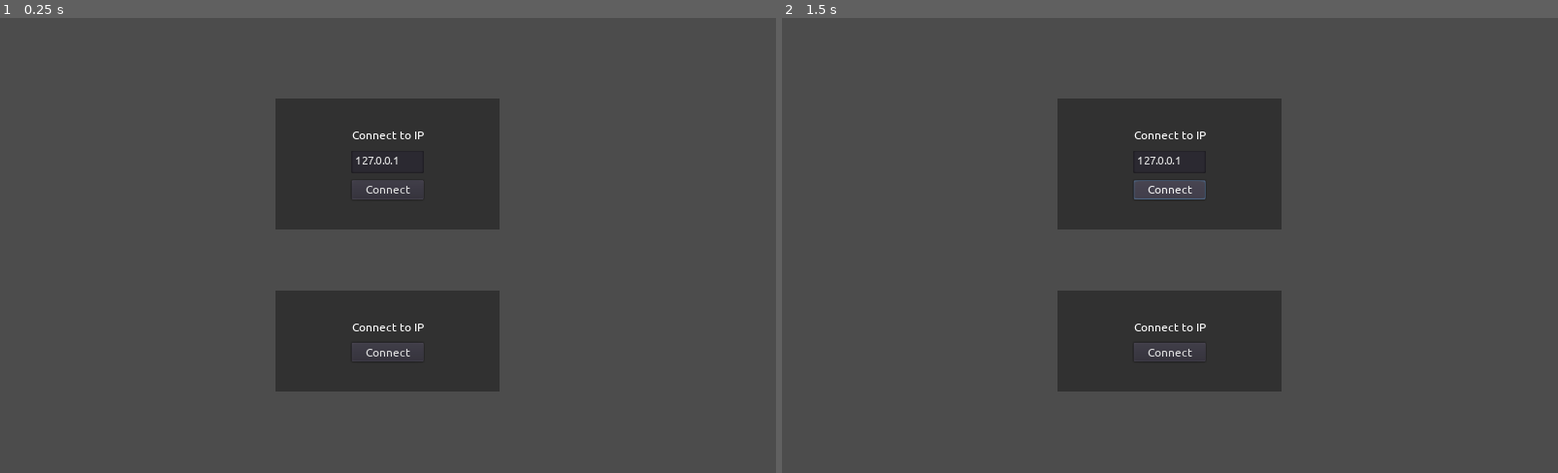
Above: before the commit, frames 1-2 (left to right).
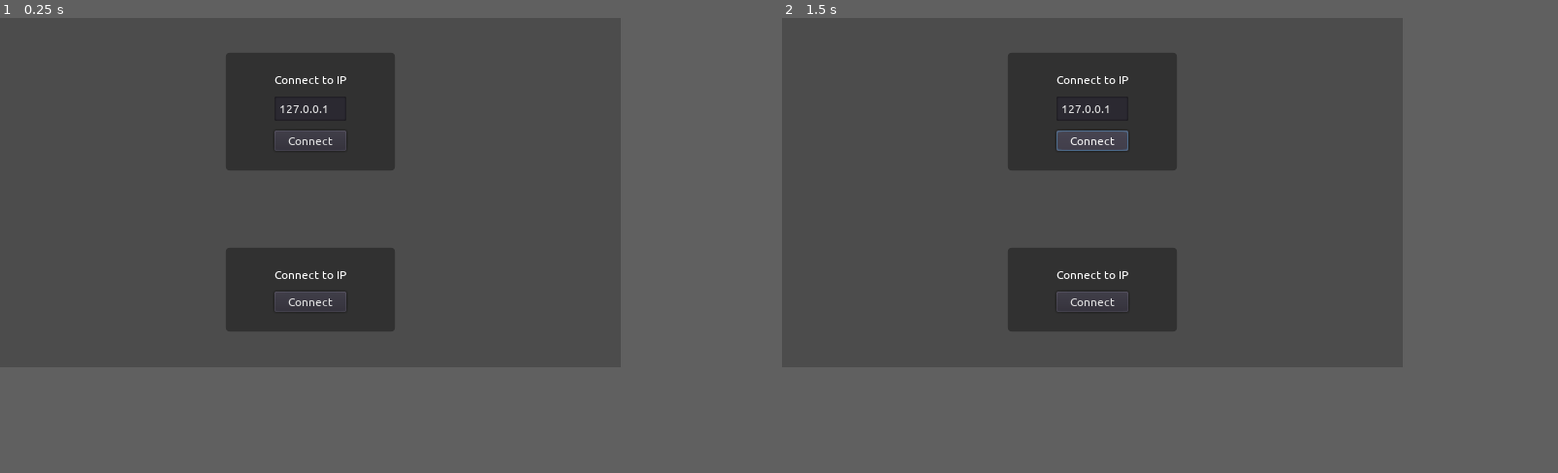
Above: after the commit, the same moments.

Repository: cklisch/godot_tutorial
Game: Godot game, scene res://Lobby.tscn
The game is run twice, just before and just after one commit, with the same random seed, the same clock (stepped at 60 frames per second) and the same inputs.
Inputs (mouse positions are in pixels of both pictures, inside the frame that each line leads up to):
- Up to frame 1 (0.25 s): no input
- Up to frame 2 (1.5 s): tap Enter at 0.5 s; move the mouse to (1340, 222) at 0.52 s; click (1340, 222) at 0.67 s; click "Connect" at 1.25 s
In our replay, the window is 800x469 before the commit and 640x360 after it. These sizes can differ from the game's own. Grey fills any space a smaller window leaves; there, only what the larger window draws over its background counts as a difference.

The runs differ from the first frame. In frame 1, 16% of the frame differs, in the area x 29-65%, y 7-83%; in frame 2, 17%.

Commit message:
set viewport base size to 640x360

Diff:
--- a/game/Lobby.tscn
+++ b/game/Lobby.tscn
@@ -2,76 +2,80 @@
 
 [ext_resource path="res://Theme.tres" type="Theme" id=1]
 
-[sub_resource type="StyleBoxFlat" id=2]
-content_margin_left = 100.0
-content_margin_right = 100.0
-content_margin_top = 40.0
-content_margin_bottom = 40.0
+[sub_resource type="StyleBoxFlat" id=1]
+content_margin_left = 50.0
+content_margin_right = 50.0
+content_margin_top = 20.0
+content_margin_bottom = 20.0
 bg_color = Color( 0.196078, 0.196078, 0.196078, 1 )
+corner_radius_top_left = 4
+corner_radius_top_right = 4
+corner_radius_bottom_right = 4
+corner_radius_bottom_left = 4
 
 [node name="CenterContainer" type="CenterContainer"]
-margin_right = 1024.0
-margin_bottom = 600.0
+margin_right = 640.0
+margin_bottom = 360.0
 theme = ExtResource( 1 )
 
 [node name="VBoxContainer" type="VBoxContainer" parent="."]
-margin_left = 364.0
-margin_top = 106.0
-margin_right = 660.0
-margin_bottom = 493.0
+margin_left = 233.0
+margin_top = 36.0
+margin_right = 407.0
+margin_bottom = 323.0
 custom_constants/separation = 80
 
 [node name="PanelContainer" type="PanelContainer" parent="VBoxContainer"]
-margin_right = 296.0
-margin_bottom = 173.0
-custom_styles/panel = SubResource( 2 )
+margin_right = 174.0
+margin_bottom = 121.0
+custom_styles/panel = SubResource( 1 )
 
 [node name="VBoxContainer" type="VBoxContainer" parent="VBoxContainer/PanelContainer"]
-margin_left = 100.0
-margin_top = 40.0
-margin_right = 196.0
-margin_bottom = 133.0
+margin_left = 50.0
+margin_top = 20.0
+margin_right = 124.0
+margin_bottom = 101.0
 custom_constants/separation = 10
 
 [node name="Label" type="Label" parent="VBoxContainer/PanelContainer/VBoxContainer"]
-margin_right = 96.0
-margin_bottom = 19.0
+margin_right = 74.0
+margin_bottom = 15.0
 text = "Connect to IP"
 align = 1
 
 [node name="LineEdit" type="LineEdit" parent="VBoxContainer/PanelContainer/VBoxContainer"]
-margin_top = 29.0
-margin_right = 96.0
-margin_bottom = 58.0
+margin_top = 25.0
+margin_right = 74.0
+margin_bottom = 50.0
 text = "127.0.0.1"
 
 [node name="Button" type="Button" parent="VBoxContainer/PanelContainer/VBoxContainer"]
-margin_top = 68.0
-margin_right = 96.0
-margin_bottom = 93.0
+margin_top = 60.0
+margin_right = 74.0
+margin_bottom = 81.0
 text = "Connect"
 
 [node name="PanelContainer2" type="PanelContainer" parent="VBoxContainer"]
-margin_top = 253.0
-margin_right = 296.0
-margin_bottom = 387.0
-custom_styles/panel = SubResource( 2 )
+margin_top = 201.0
+margin_right = 174.0
+margin_bottom = 287.0
+custom_styles/panel = SubResource( 1 )
 
 [node name="VBoxContainer" type="VBoxContainer" parent="VBoxContainer/PanelContainer2"]
-margin_left = 100.0
-margin_top = 40.0
-margin_right = 196.0
-margin_bottom = 94.0
+margin_left = 50.0
+margin_top = 20.0
+margin_right = 124.0
+margin_bottom = 66.0
 custom_constants/separation = 10
 
 [node name="Label" type="Label" parent="VBoxContainer/PanelContainer2/VBoxContainer"]
-margin_right = 96.0
-margin_bottom = 19.0
+margin_right = 74.0
+margin_bottom = 15.0
 text = "Connect to IP"
 align = 1
 
 [node name="Button" type="Button" parent="VBoxContainer/PanelContainer2/VBoxContainer"]
-margin_top = 29.0
-margin_right = 96.0
-margin_bottom = 54.0
+margin_top = 25.0
+margin_right = 74.0
+margin_bottom = 46.0
 text = "Connect"
--- a/game/project.godot
+++ b/game/project.godot
@@ -19,5 +19,7 @@
 
 [display]
 
+window/size/width=640
+window/size/height=360
 window/stretch/mode="2d"
 window/stretch/aspect="expand"
--- a/game/ubuntu-font-family-0.83/Ubuntu-R.tres
+++ b/game/ubuntu-font-family-0.83/Ubuntu-R.tres
@@ -1,7 +1,8 @@
 [gd_resource type="DynamicFont" load_steps=2 format=2]
 
-[sub_resource type="DynamicFontData" id=2]
+[sub_resource type="DynamicFontData" id=1]
 font_path = "res://ubuntu-font-family-0.83/Ubuntu-R.ttf"
 
 [resource]
-font_data = SubResource( 2 )
+size = 12
+font_data = SubResource( 1 )
